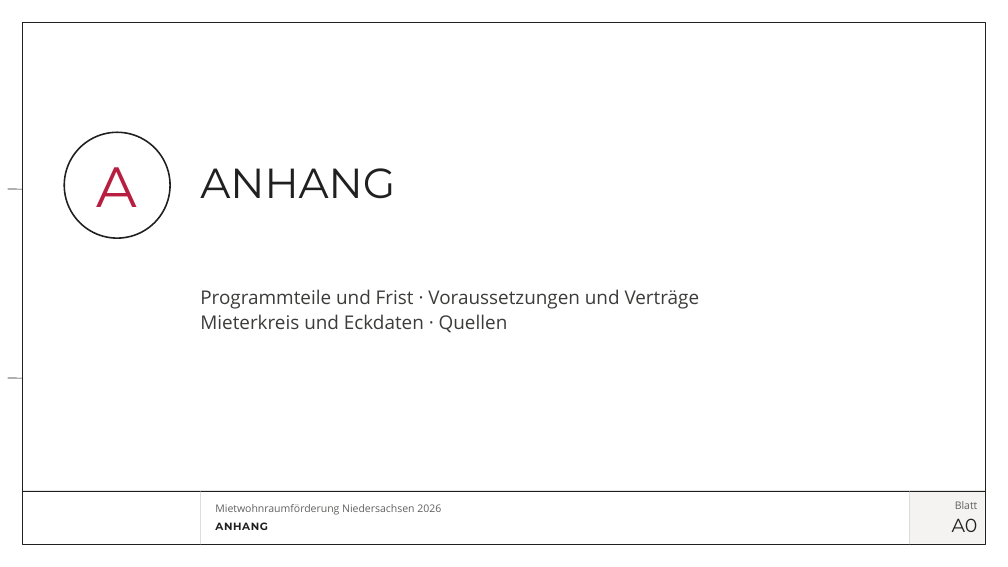
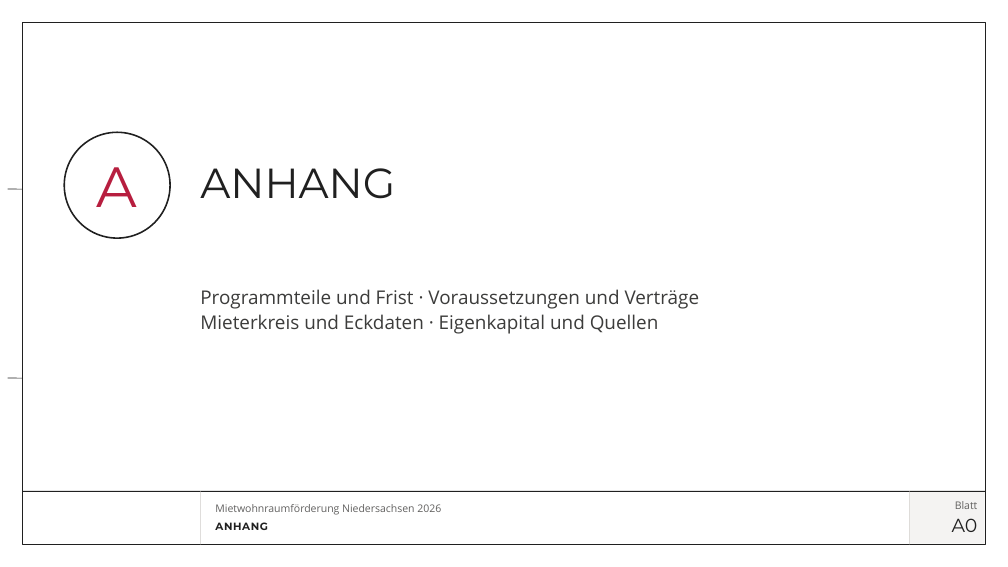
Before and after one commit to vgedaschko/NBank, a slide deck: slide 29 of praesentation/dist/PGN-Mietwohnraumfoerderung-Niedersachsen-2026-Vortrag.pptx. Drawn at 1008x567 pixels with LibreOffice and Linux fonts; fonts in the diff are those of the drawing; background and template pictures are left out. Boxes give left, top, right and bottom in pixels: in the first picture for what was removed or moved away, otherwise in the second. Text is boxed around its words. In the diff, an @@ line names an element or a change of style, - is before the commit and + after.

```diff
--- a/praesentation/dist/PGN-Mietwohnraumfoerderung-Niedersachsen-2026-Vortrag.pptx
+++ b/praesentation/dist/PGN-Mietwohnraumfoerderung-Niedersachsen-2026-Vortrag.pptx
@@ text at <box>200,314,659,334</box>: text changed @@
-Mieterkreis und Eckdaten · Quellen
+Mieterkreis und Eckdaten · Eigenkapital und Quellen
```
Also in this commit, not shown: 7 other slides changed, 1 slide added, 17 other files.
